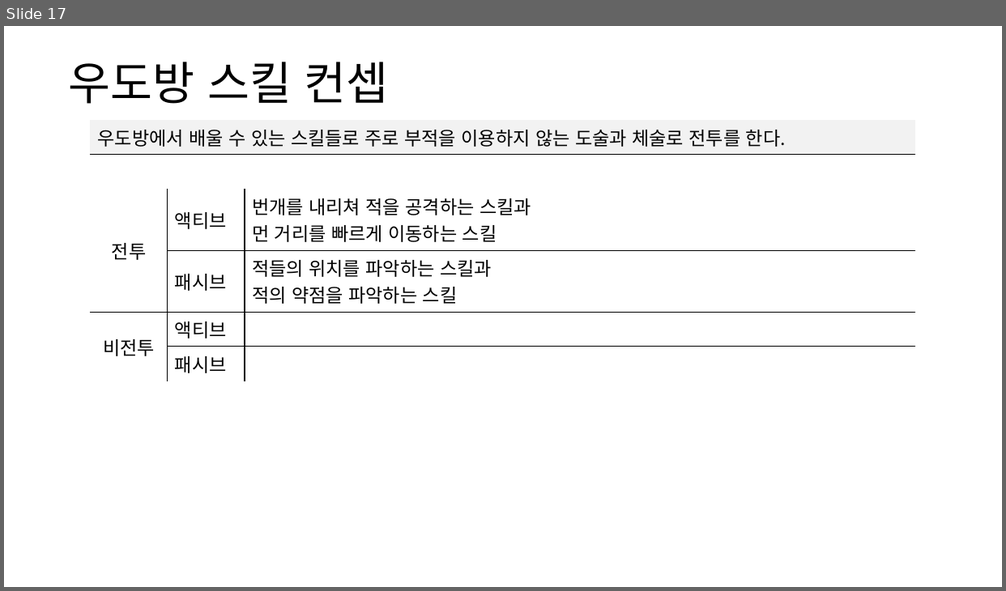
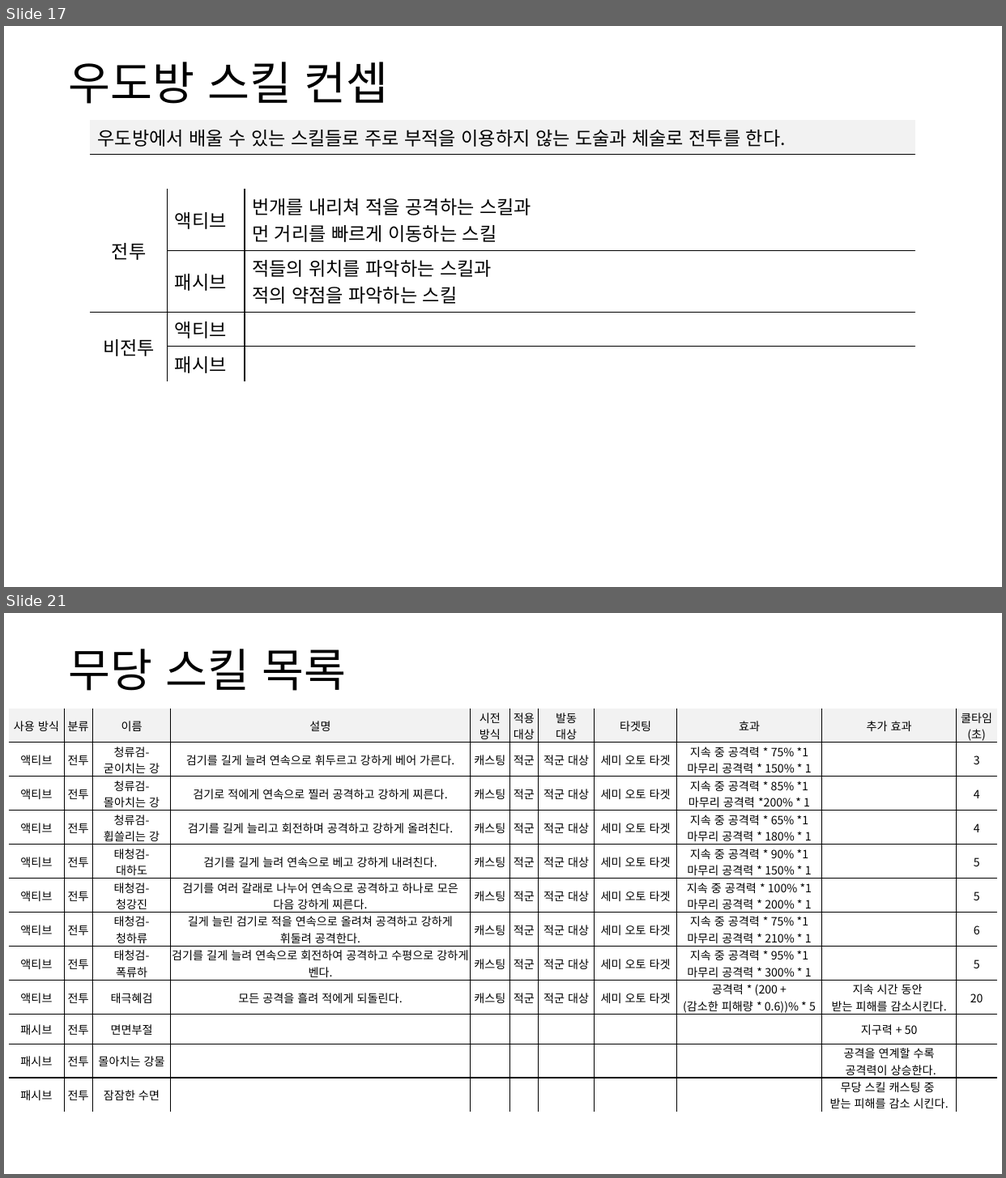
Before and after one commit to yjk0401/unityenginebasic_9th, a slide deck: 기획/방랑엽사전/스킬 기획서.pptx. Shown one above the other, each under a label of ours: slide 17 before the commit, slides 17 and 21 after it; the slides between them are not shown. The pictures are 1006x591 and 1006x1178 pixels, drawn with LibreOffice and Linux fonts; fonts in the diff are those of the drawing. Boxes give left, top, right and bottom in pixels: in the first picture for what was removed or moved away, otherwise in the second. Text is boxed around its words. In the diff, an @@ line names an element or a change of style, - is before the commit and + after.

```diff
--- a/기획/방랑엽사전/스킬 기획서.pptx
+++ b/기획/방랑엽사전/스킬 기획서.pptx
@@ slide 21 added at bbox=[4, 613, 1002, 1174], background #FFFFFF @@
@@ text added at bbox=[68, 649, 347, 691], 44 pt, text #000000 @@
+무당 스킬 목록
@@ table added at bbox=[9, 709, 997, 1112], 12 rows, 11 columns @@
+사용 방식 | 분류 | 이름 | 설명 | 시전 / 방식 | 적용 / 대상 | 발동 / 대상 | 타겟팅 | 효과 | 추가 효과 | 쿨타임 / (초)
+액티브 | 전투 | 청류검- / 굳이치는 강 | 검기를 길게 늘려 연속으로 휘두르고 강하게 베어 가른다. | 캐스팅 | 적군 | 적군 대상 | 세미 오토 타겟 | 지속 중 공격력 * 75% *1 / 마무리 공격력 * 150% * 1 |  | 3
+액티브 | 전투 | 청류검- / 몰아치는 강 | 검기로 적에게 연속으로 찔러 공격하고 강하게 찌른다. | 캐스팅 | 적군 | 적군 대상 | 세미 오토 타겟 | 지속 중 공격력 * 85% *1 / 마무리 공격력 *200% * 1 |  | 4
+액티브 | 전투 | 청류검- / 휩쓸리는 강 | 검기를 길게 늘리고 회전하며 공격하고 강하게 올려친다. | 캐스팅 | 적군 | 적군 대상 | 세미 오토 타겟 | 지속 중 공격력 * 65% *1 / 마무리 공격력 * 180% * 1 |  | 4
+액티브 | 전투 | 태청검- / 대하도 | 검기를 길게 늘려 연속으로 베고 강하게 내려친다. | 캐스팅 | 적군 | 적군 대상 | 세미 오토 타겟 | 지속 중 공격력 * 90% *1 / 마무리 공격력 * 150% * 1 |  | 5
+액티브 | 전투 | 태청검- / 청강진 | 검기를 여러 갈래로 나누어 연속으로 공격하고 하나로 모은 다음 강하게 찌른다. | 캐스팅 | 적군 | 적군 대상 | 세미 오토 타겟 | 지속 중 공격력 * 100% *1 / 마무리 공격력 * 200% * 1 |  | 5
+액티브 | 전투 | 태청검- / 청하류 | 길게 늘린 검기로 적을 연속으로 올려쳐 공격하고 강하게 휘둘려 공격한다. | 캐스팅 | 적군 | 적군 대상 | 세미 오토 타겟 | 지속 중 공격력 * 75% *1 / 마무리 공격력 * 210% * 1 |  | 6
+액티브 | 전투 | 태청검- / 폭류하 | 검기를 길게 늘려 연속으로 회전하여 공격하고 수평으로 강하게 벤다. | 캐스팅 | 적군 | 적군 대상 | 세미 오토 타겟 | 지속 중 공격력 * 95% *1 / 마무리 공격력 * 300% * 1 |  | 5
+액티브 | 전투 | 태극혜검 | 모든 공격을 흘려 적에게 되돌린다. | 캐스팅 | 적군 | 적군 대상 | 세미 오토 타겟 | 공격력 * (200 + / (감소한 피해량 * 0.6))% * 5 | 지속 시간 동안 / 받는 피해를 감소시킨다. | 20
+패시브 | 전투 | 면면부절 |  |  |  |  |  |  | 지구력 + 50 | 
+패시브 | 전투 | 몰아치는 강물 |  |  |  |  |  |  | 공격을 연계할 수록 / 공격력이 상승한다. | 
+패시브 | 전투 | 잠잠한 수면 |  |  |  |  |  |  | 무당 스킬 캐스팅 중 / 받는 피해를 감소 시킨다. | 
```
Also in this commit, not shown: 2 slides changed, 7 other slides added, 2 slides removed.
